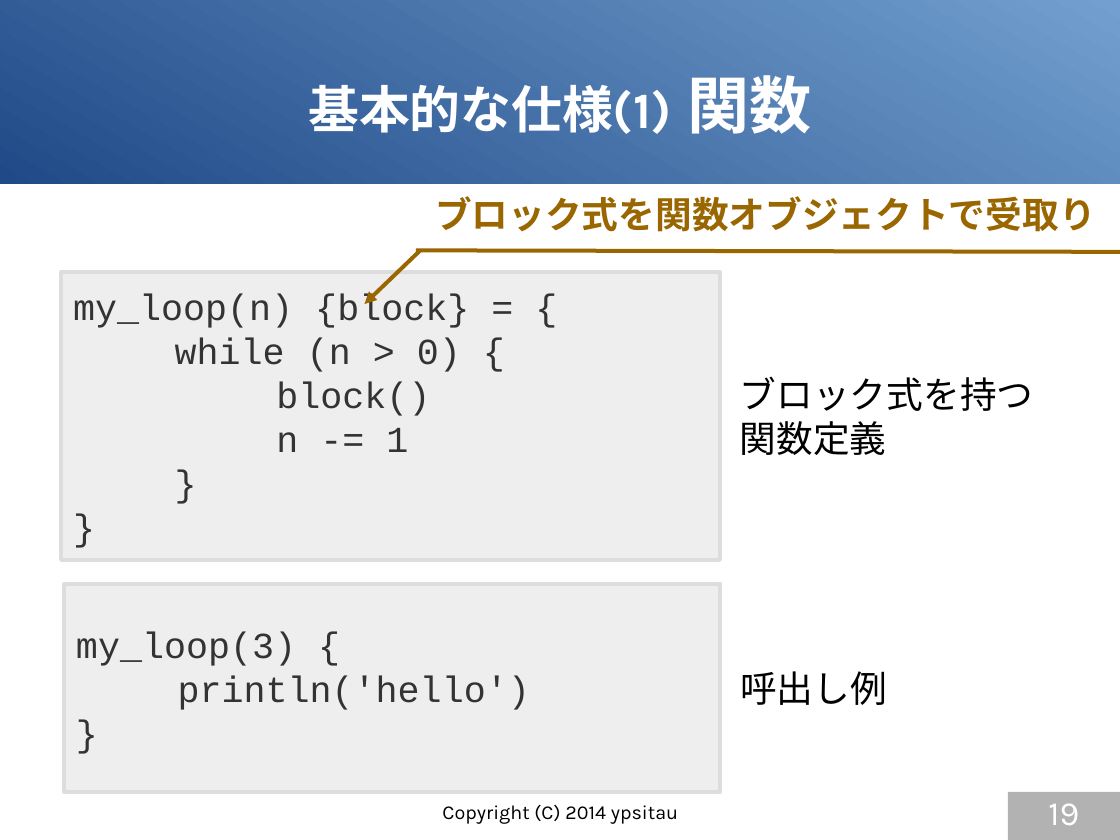
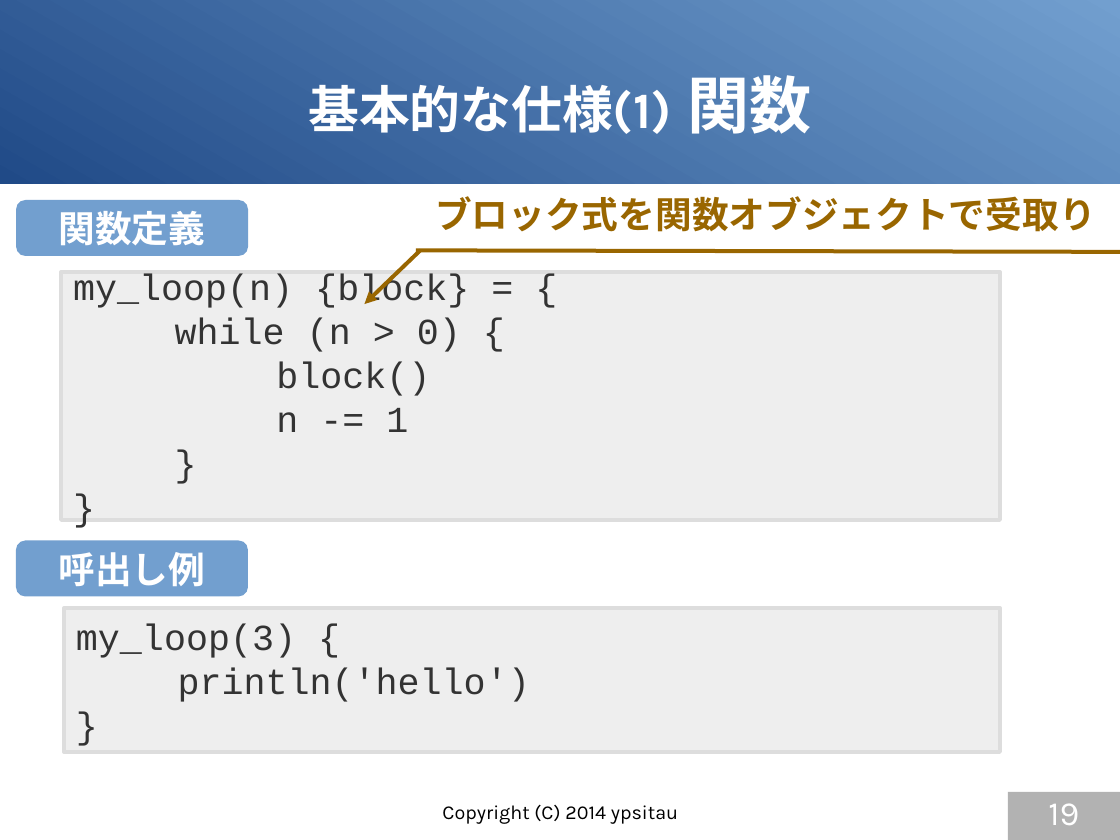
Before and after one commit to gura-lang/gura-doc, a slide deck: slide 19 of presentation/gura-introduction.odp. Drawn at 1120x840 pixels with LibreOffice and Linux fonts; fonts in the diff are those of the drawing. Boxes give left, top, right and bottom in pixels: in the first picture for what was removed or moved away, otherwise in the second. Text is boxed around its words. In the diff, an @@ line names an element or a change of style, - is before the commit and + after.

```diff
--- a/presentation/gura-introduction.odp
+++ b/presentation/gura-introduction.odp
@@ rounded rectangle added at (16,200,248,256), fill #729FCF, 26 pt, text #FFFFFF, bold @@
+関数定義
@@ rectangle "my_loop(n) {block} = {": place and size @@
-rectangle "my_loop(n) {block} = {" at (61,272,721,560)
+rectangle "my_loop(n) {block} = {" at (61,272,1000,520)
@@ text removed at (740,376,1034,455) @@
-ブロック式を持つ
-関数定義
@@ rounded rectangle "呼出し例": place and size @@
-rounded rectangle "呼出し例" at (740,671,887,705)
+rounded rectangle "呼出し例" at (16,541,248,597)
@@ rounded rectangle "呼出し例" at (16,541,248,597): text colour #000000 to #FFFFFF, bold on; alignment left to centre; fill none to #729FCF @@
@@ rectangle "my_loop(3) {": place and size @@
-rectangle "my_loop(3) {" at (64,584,721,793)
+rectangle "my_loop(3) {" at (64,608,1000,752)
```
Also in this commit, not shown: 9 other slides changed, 2 slides added.
